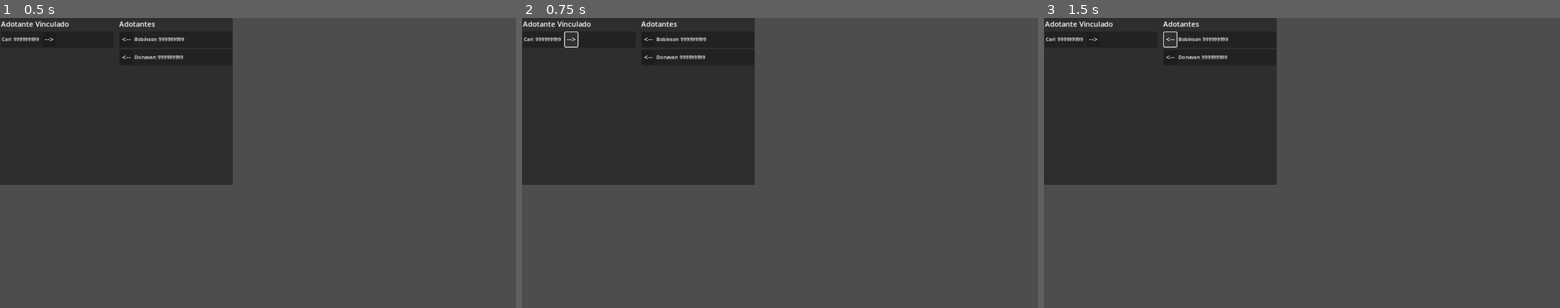
Above: before the commit, frames 1-3 (left to right).
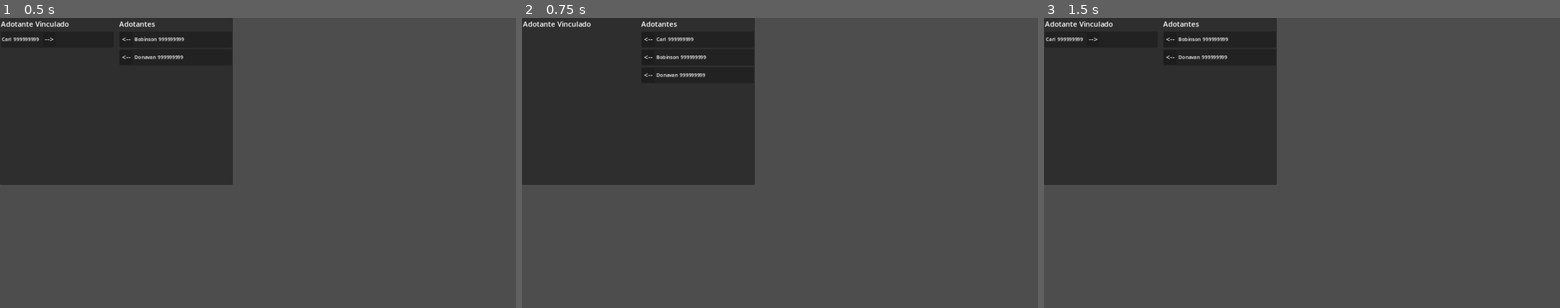
Above: after the commit, the same moments.

Repository: zMenta/GoSilas
Game: Godot game, scene res://scenes/entity_picker.tscn
Two runs of this game, one before a commit and one after it. Both use one fixed random seed, a clock stepped at 60 frames per second and the inputs below. This scene is started directly instead of the project's main scene.
Inputs:
- Up to frame 1 (0.5 s): no input
- Up to frame 2 (0.75 s): click "-->" at 0.5 s
- Up to frame 3 (1.5 s): click "<--" at 1.25 s

Frame 1 is identical in both runs. In frame 2, 0.4% of the frame differs, in the area x 0-36%, y 4-21%; in frame 3, less than 0.1%.

Commit message:
basic on animal entity, entity picker mechanics

Diff:
--- a/autoloaders/global_signals.gd
+++ b/autoloaders/global_signals.gd
@@ -2,3 +2,9 @@
 
 @warning_ignore("unused_signal")
 signal card_pressed(data: Resource)
+
+@warning_ignore("unused_signal")
+signal entity_picker_remove_button_pressed(data: Resource)
+
+@warning_ignore("unused_signal")
+signal entity_picker_insert_button_pressed(data: Resource)
--- a/scenes/entity_picker.tscn
+++ b/scenes/entity_picker.tscn
@@ -40,15 +40,12 @@
 
 [node name="EntityPickerCard" parent="MarginContainer/HBoxContainer/VBoxContainer/LinkedContainer" instance=ExtResource("2_eop12")]
 layout_mode = 2
-entity = null
 
 [node name="EntityPickerCard2" parent="MarginContainer/HBoxContainer/VBoxContainer/LinkedContainer" instance=ExtResource("2_eop12")]
 layout_mode = 2
-entity = null
 
 [node name="EntityPickerCard3" parent="MarginContainer/HBoxContainer/VBoxContainer/LinkedContainer" instance=ExtResource("2_eop12")]
 layout_mode = 2
-entity = null
 
 [node name="VSeparator" type="VSeparator" parent="MarginContainer/HBoxContainer"]
 layout_mode = 2
@@ -68,24 +65,18 @@
 
 [node name="EntityPickerCard" parent="MarginContainer/HBoxContainer/VBoxContainer2/AvailableContainer" instance=ExtResource("2_eop12")]
 layout_mode = 2
-entity = null
 
 [node name="EntityPickerCard2" parent="MarginContainer/HBoxContainer/VBoxContainer2/AvailableContainer" instance=ExtResource("2_eop12")]
 layout_mode = 2
-entity = null
 
 [node name="EntityPickerCard3" parent="MarginContainer/HBoxContainer/VBoxContainer2/AvailableContainer" instance=ExtResource("2_eop12")]
 layout_mode = 2
-entity = null
 
 [node name="EntityPickerCard4" parent="MarginContainer/HBoxContainer/VBoxContainer2/AvailableContainer" instance=ExtResource("2_eop12")]
 layout_mode = 2
-entity = null
 
 [node name="EntityPickerCard5" parent="MarginContainer/HBoxContainer/VBoxContainer2/AvailableContainer" instance=ExtResource("2_eop12")]
 layout_mode = 2
-entity = null
 
 [node name="EntityPickerCard6" parent="MarginContainer/HBoxContainer/VBoxContainer2/AvailableContainer" instance=ExtResource("2_eop12")]
 layout_mode = 2
-entity = null
--- a/scenes/entity_picker_card.tscn
+++ b/scenes/entity_picker_card.tscn
@@ -33,3 +33,6 @@
 visible = false
 layout_mode = 2
 text = "-->"
+
+[connection signal="pressed" from="MarginContainer/HBoxContainer/ButtonInsert" to="." method="_on_button_insert_pressed"]
+[connection signal="pressed" from="MarginContainer/HBoxContainer/ButtonRemove" to="." method="_on_button_remove_pressed"]
--- a/scripts/entity_picker.gd
+++ b/scripts/entity_picker.gd
@@ -13,6 +13,8 @@
 
 
 func _ready() -> void:
+	GlobalSignals.entity_picker_remove_button_pressed.connect(_on_card_remove_pressed)
+	GlobalSignals.entity_picker_insert_button_pressed.connect(_on_card_insert_pressed)
 	_setup()
 
 
@@ -34,13 +36,36 @@
 					card.data = adopter
 					entity_available_container.add_child(card)
 
-			var card_linked := entity_card.instantiate()
-			card_linked.data = target_entity.adopter
-			card_linked.is_remove_mode = true
-			entity_linked_container.add_child(card_linked)
-
+			if target_entity.adopter != null:
+				var card_linked := entity_card.instantiate()
+				card_linked.data = target_entity.adopter
+				card_linked.is_remove_mode = true
+				entity_linked_container.add_child(card_linked)
 
 		SUB_ENTITY.animal:
 			pass
 		SUB_ENTITY.address:
 			pass
+
+func _on_card_insert_pressed(data: Resource) -> void:
+	match target_sub_entity:
+		SUB_ENTITY.adopter:
+			target_entity.adopter = data
+			_setup()
+		SUB_ENTITY.animal:
+			target_entity.adopted_animals.append(data)
+			_setup()
+		SUB_ENTITY.address:
+			_setup()
+
+func _on_card_remove_pressed(data: Resource) -> void:
+	match target_sub_entity:
+		SUB_ENTITY.adopter:
+			target_entity.adopter = null
+			_setup()
+		SUB_ENTITY.animal:
+			target_entity.adopted_animals.erase(data)
+			_setup()
+		SUB_ENTITY.address:
+			target_entity.address = null
+			_setup()
--- a/scripts/entity_picker_card.gd
+++ b/scripts/entity_picker_card.gd
@@ -31,3 +31,9 @@
 	else:
 		button_remove.hide()
 		button_insert.show()
+
+func _on_button_insert_pressed() -> void:
+	GlobalSignals.entity_picker_insert_button_pressed.emit(data)
+
+func _on_button_remove_pressed() -> void:
+	GlobalSignals.entity_picker_remove_button_pressed.emit(data)
